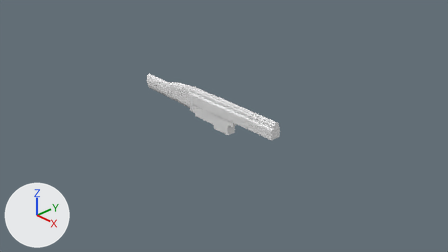
Two versions of the Blender file 03-Assignment/Assignment03_CarlosPoveda_123802.blend, one commit apart.
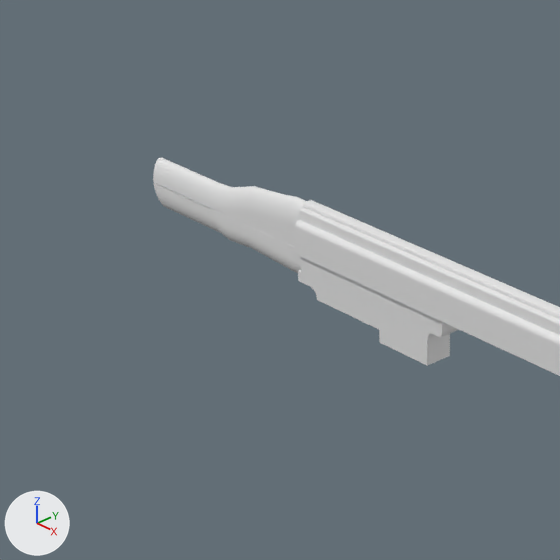
There are two pictures of each version: one from the file's camera 'Camera', one close up on the part from 23% to 60% of the width and 11% to 77% of the height. Every picture has the same lights, and +X, +Y and +Z are marked at lower left.
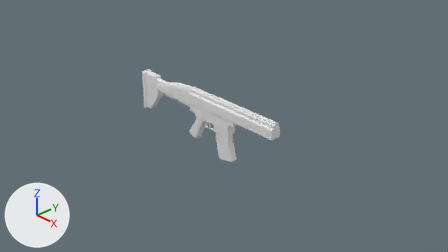
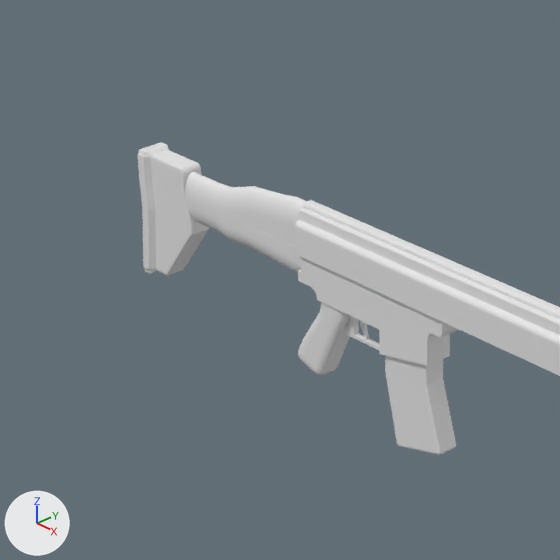
Commit message: More changes for 3rd assignment

Boxes (x1, y1, x2, y2) around the edits, measured in the close-ups (560 x 560 px; the box of a moved part takes in the faces that stretch with it):
'Cube.004', added
    after: (138, 142, 209, 276)
'Cube.006', added
    after: (385, 356, 456, 455)
'Cube.005', added
    after: (298, 302, 350, 376)
'Cube.008', added
    after: (344, 316, 380, 351)
'Cube.007', added
    after: (360, 321, 369, 338)
part 1 of me_cube, moved or reshaped
    both: (379, 330, 427, 365)
part 2 of me_cube_004, cut back
    before: (153, 157, 216, 207)
    after: (185, 172, 216, 206)
part 3 of me_cube_002, cut back
    before: (153, 183, 224, 232)
    after: (185, 197, 224, 232)

Patch to the scene script:
```diff
--- a/03-Assignment/Assignment03_CarlosPoveda_123802.blend.py
+++ b/03-Assignment/Assignment03_CarlosPoveda_123802.blend.py
@@ me_cube @@
 me_cube.from_pydata(...)  # 110 vertices, 60 faces; spans x -2.0..40.4, y -1.2..1.2, z -3.2..1.2
 # used by ob_cube; location = (-0.789, -0.025, 0.07); scale = (0.0273, 0.0694, 0.0694)
-me_cube.vertices[103].co = (22.6, -1.2, -3.2)  # pixel (379, 342)
-me_cube.vertices[105].co = (22.6, 1.2, -3.2)
+# me_cube part 1
+me_cube.vertices[103].co = (22.6, -1.2, -4.2)  # pixel (379, 354)
+me_cube.vertices[105].co = (22.6, 1.2, -4.2)
@@ me_cube_004 @@
 # used by ob_cube_002; location = (-1.254, -0.025, 0.296); scale = (0.411, 0.0607, 0.123)
-me_cube_004.from_pydata(...)  # 210 vertices, 182 faces; spans x -2.31..1.0, y -1.0..1.0, z -1.0..1.18
+me_cube_004.from_pydata(...)  # 210 vertices, 181 faces; spans x -1.56..1.0, y -1.0..1.0, z -1.0..1.18
+# me_cube_004 part 2
+# 1 face is deleted
+# 30 vertices in x -2.31, y -1.0..1.0, z -1.0..0.15 move by (0.75, 0.0, 0.0)
@@ me_cube_002 @@
 # used by ob_cube_003; location = (-1.255, -0.026, 0.069); scale = (0.411, -0.0604, 0.104)
-me_cube_002.from_pydata(...)  # 120 vertices, 102 faces; spans x -2.3..1.0, y -1.0..1.0, z -0.84..1.0
+me_cube_002.from_pydata(...)  # 120 vertices, 101 faces; spans x -1.56..1.0, y -1.0..1.0, z -0.84..1.12
+# me_cube_002 part 3
+# 1 face is deleted
+# 12 vertices in x -2.27..-2.17, y -1.0..1.0, z -0.59..0.64 move by (0.74, 0.0, 0.0)
+# 6 vertices in x -2.22..-2.18, y -0.82..0.82, z -0.49..-0.04 move by (0.75, 0.0, 0.0)
+# 4 vertices move from x -2.3..-0.99, y -1.0..1.0, z 0.96 to x -1.56..-0.99, y -1.0..1.0, z 0.99..1.12
@@ me_cube_008 @@
+me_cube_008.from_pydata(...)  # 118 vertices, 80 faces; spans x -0.76..1.28, y -1.0..1.0, z -1.0..-0.33
@@ me_cube_007 @@
+me_cube_007.from_pydata(...)  # 736 vertices, 722 faces; spans x -0.48..0.98, y -1.0..1.0, z -1.0..1.21
@@ me_cube_006 @@
+me_cube_006.from_pydata(...)  # 452 vertices, 430 faces; spans x -1.0..1.79, y -1.0..1.0, z -2.44..1.37
@@ me_cube_005 @@
+me_cube_005.from_pydata(...)  # 222 vertices, 213 faces; spans x -2.27..1.0, y -1.0..1.0, z -3.01..1.0
@@ me_cube_003 @@
+me_cube_003.from_pydata(...)  # 376 vertices, 344 faces; spans x -1.89..1.36, y -1.44..1.34, z -3.62..1.11
@@ ob_cube_008 @@
+ob_cube_008 = bpy.data.objects.new('Cube.008', me_cube_008)
+ob_cube_008.location = (-0.306, -0.025, -0.34)
+ob_cube_008.scale = (-0.182, -0.0177, -0.264)
@@ ob_cube_007 @@
+ob_cube_007 = bpy.data.objects.new('Cube.007', me_cube_007)
+ob_cube_007.location = (-0.345, -0.026, -0.143)
+ob_cube_007.scale = (-0.0664, -0.0114, -0.0664)
@@ ob_cube_006 @@
+ob_cube_006 = bpy.data.objects.new('Cube.006', me_cube_006)
+ob_cube_006.location = (0.006, -0.025, -0.374)
+ob_cube_006.scale = (0.157, 0.0661, 0.157)
@@ ob_cube_005 @@
+ob_cube_005 = bpy.data.objects.new('Cube.005', me_cube_005)
+ob_cube_005.location = (-0.618, -0.025, -0.202)
+ob_cube_005.scale = (0.126, 0.0766, 0.126)
@@ ob_cube_004 @@
+ob_cube_004 = bpy.data.objects.new('Cube.004', me_cube_003)
+ob_cube_004.location = (-2.039, -0.022, 0.174)
+ob_cube_004.scale = (0.145, 0.0686, 0.171)
```
